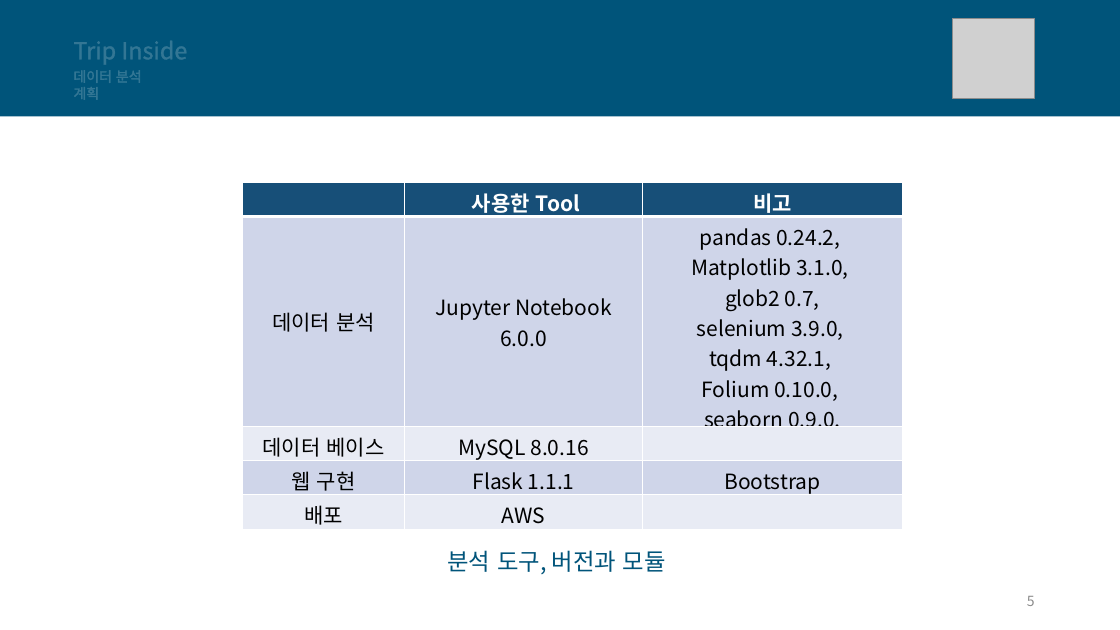
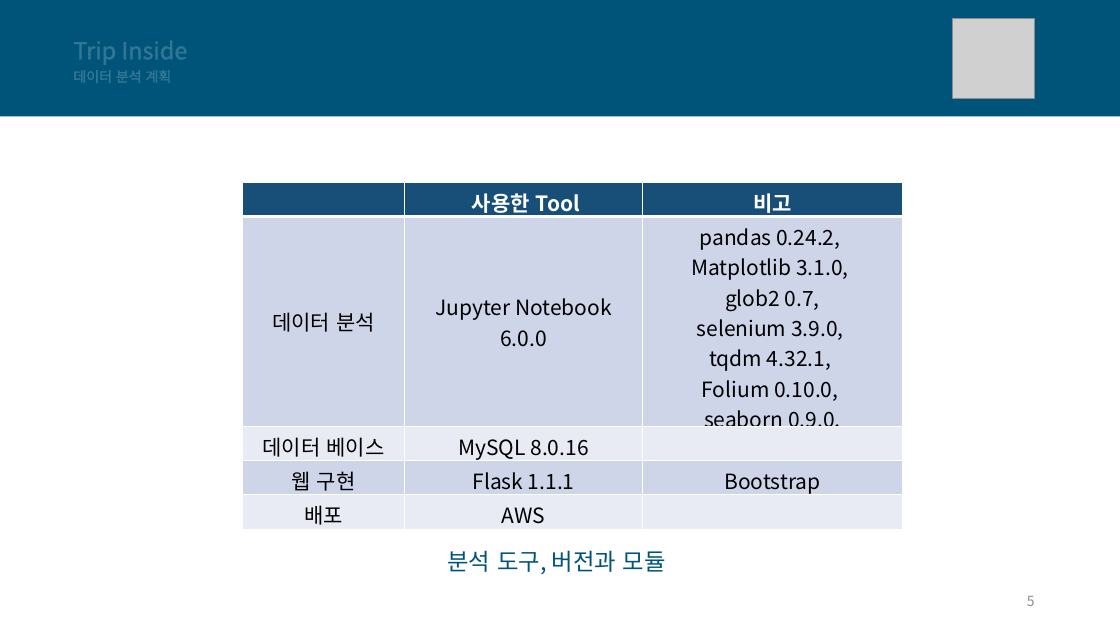
Before and after one commit to psw7205/inside-trip, a slide deck: slide 5 of 발표 최종.pptx. Drawn at 1120x630 pixels with LibreOffice and Linux fonts; fonts in the diff are those of the drawing; grey boxes stand for pictures. Boxes give left, top, right and bottom in pixels: in the first picture for what was removed or moved away, otherwise in the second. Text is boxed around its words. In the diff, an @@ line names an element or a change of style, - is before the commit and + after.

```diff
--- a/발표 최종.pptx
+++ b/발표 최종.pptx
@@ text "데이터 분석 계획" rewrapped from (x1=73, y1=70, x2=142, y2=100) to (x1=73, y1=70, x2=172, y2=83) @@
```
Also in this commit, not shown: 10 other slides changed, 7 other files.
